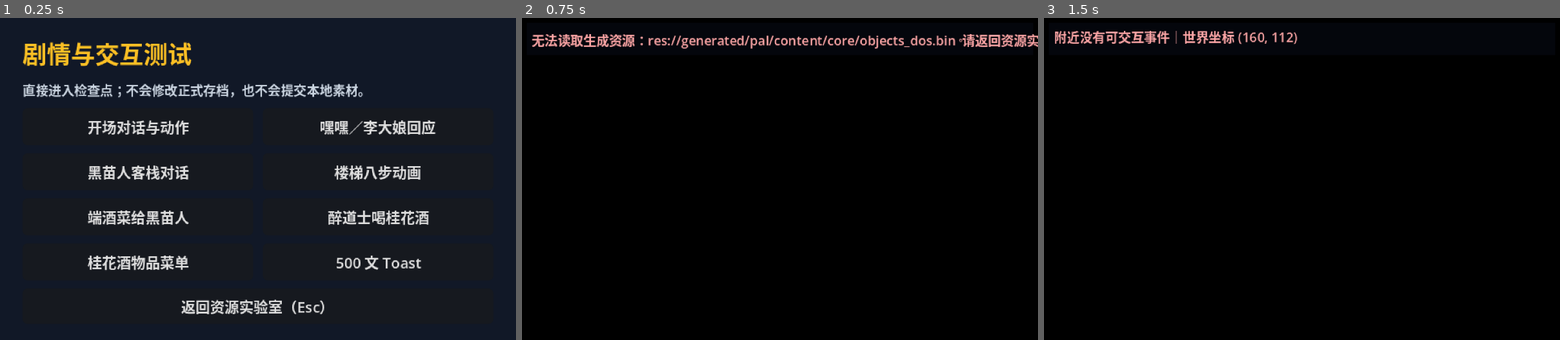
Above: before the commit, frames 1-3 (left to right).
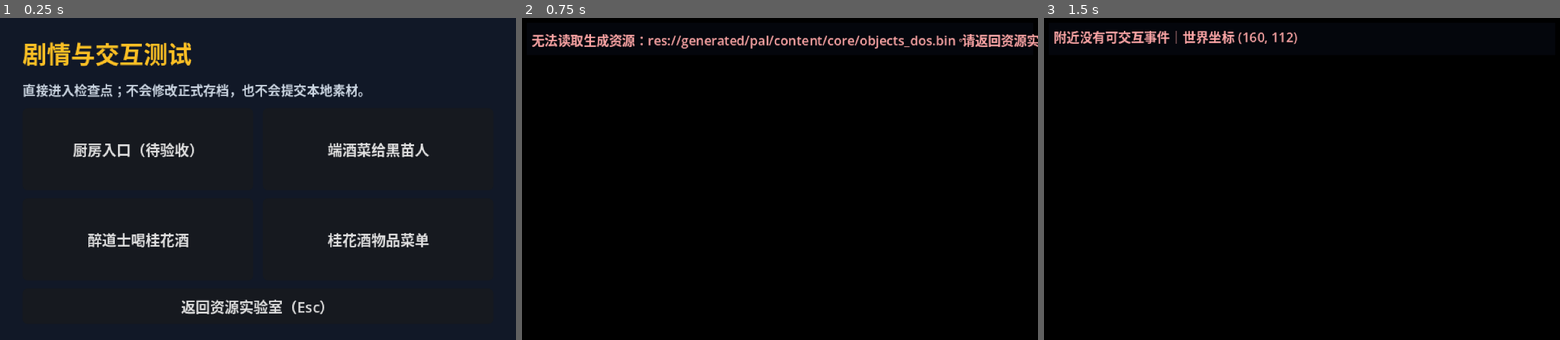
Above: after the commit, the same moments.

Repository: 1xuanyuan1/sword-godot
Game: Godot game, scene res://scenes/story_test_lab.tscn
Two runs of this game, one before a commit and one after it. Both use one fixed random seed, a clock stepped at 60 frames per second and the inputs below. This scene is started directly instead of the project's main scene.
Inputs (mouse positions are in pixels of both pictures, inside the frame that each line leads up to):
- Up to frame 1 (0.25 s): no input
- Up to frame 2 (0.75 s): click (661, 127) at 0.5 s, where only the run before the commit has a clickable "开场对话与动作"
- Up to frame 3 (1.5 s): tap Enter (ui_accept) at 1.25 s; hold Right from 1.28 s (still down); tap M at 1.35 s

The runs differ from the first frame. In frame 1, 6.3% of the frame differs, in the area x 14-85%, y 31-79%; in frame 2, less than 0.1%; in frame 3, less than 0.1%.

Commit message:
fix: preserve scene entry after intro

Diff:
--- a/src/debug/pal_debug_checkpoint.gd
+++ b/src/debug/pal_debug_checkpoint.gd
@@ -8,14 +8,16 @@
 
 static func request(checkpoint_id: String) -> bool:
 	match checkpoint_id:
-		"intro":
-			_pending = {"id": checkpoint_id, "scene": 0, "script": 7952, "event": 0}
-		"secret_passage":
-			_pending = {"id": checkpoint_id, "scene": 0, "script": 4479, "event": 10}
-		"miao_inn":
-			_pending = {"id": checkpoint_id, "scene": 2, "script": 4701, "event": 57, "position": Vector2i(1264, 1352)}
-		"stairs":
-			_pending = {"id": checkpoint_id, "scene": 2, "script": 42, "event": 47, "position": Vector2i(1248, 1456)}
+		"kitchen_entry":
+			_pending = {
+				"id": checkpoint_id,
+				"scene": 2,
+				"script": 4631,
+				"event": 52,
+				"position": Vector2i(1456, 1400),
+				"scene_enter_scripts": {0: 8145},
+				"hint": "自动穿过厨房入口；应进入厨房且不重播开场"
+			}
 		"meal_delivery":
 			_pending = {"id": checkpoint_id, "scene": 0, "script": 4885, "event": 16, "position": Vector2i(1248, 1040), "player_sprite": 208}
 		"drunken_swordsman":
--- a/src/debug/story_test_lab.gd
+++ b/src/debug/story_test_lab.gd
@@ -3,8 +3,6 @@
 extends Control
 
 const DebugCheckpoint := preload("res://src/debug/pal_debug_checkpoint.gd")
-
-var _toast: PalDialogBox
 
 
 func _ready() -> void:
@@ -53,25 +51,16 @@
 	grid.add_theme_constant_override("v_separation", 5)
 	page.add_child(grid)
 
-	_add_checkpoint_button(grid, "开场对话与动作", "intro")
-	_add_checkpoint_button(grid, "嘿嘿／李大娘回应", "secret_passage")
-	_add_checkpoint_button(grid, "黑苗人客栈对话", "miao_inn")
-	_add_checkpoint_button(grid, "楼梯八步动画", "stairs")
+	_add_checkpoint_button(grid, "厨房入口（待验收）", "kitchen_entry")
 	_add_checkpoint_button(grid, "端酒菜给黑苗人", "meal_delivery")
 	_add_checkpoint_button(grid, "醉道士喝桂花酒", "drunken_swordsman")
 	_add_checkpoint_button(grid, "桂花酒物品菜单", "wine_menu")
-	_add_checkpoint_button(grid, "500 文 Toast", "toast")
 
 	var back_button := Button.new()
 	back_button.text = "返回资源实验室（Esc）"
 	back_button.add_theme_font_size_override("font_size", 9)
 	back_button.pressed.connect(func() -> void: get_tree().change_scene_to_file("res://scenes/main.tscn"))
 	page.add_child(back_button)
-
-	_toast = PalDialogBox.new()
-	_toast.set_anchors_and_offsets_preset(Control.PRESET_FULL_RECT)
-	add_child(_toast)
-
 
 func _add_checkpoint_button(parent: Control, label: String, checkpoint_id: String) -> void:
 	var button := Button.new()
@@ -84,11 +73,5 @@
 
 
 func _open_checkpoint(checkpoint_id: String) -> void:
-	if checkpoint_id == "toast":
-		_toast.begin(3)
-		_toast.show_message("获得500文钱")
-		await get_tree().create_timer(1.4).timeout
-		_toast.hide_dialog()
-		return
 	if DebugCheckpoint.request(checkpoint_id):
 		get_tree().change_scene_to_file("res://scenes/map_explorer.tscn")
--- a/src/world/map_explorer.gd
+++ b/src/world/map_explorer.gd
@@ -27,6 +27,7 @@
 var _pending_scene_index: int = -1
 var _script_frame_accumulator: float = 0.0
 var _active_trigger_event: PalEventObject
+var _active_scene_enter_index: int = -1
 var _pending_used_item_id: int = 0
 
 
@@ -262,13 +263,31 @@
 		return
 	_refresh_world()
 	_status.text = "方向键｜空格交互｜Esc 菜单｜F10 返回｜场景%d/地图%d" % [scene_index + 1, scene.map_number]
-	if run_enter_script and scene.script_on_enter > 0:
-		_script_vm.run_trigger(scene.script_on_enter)
+	if run_enter_script:
+		_run_scene_enter_script(scene_index)
+
+
+func _run_scene_enter_script(scene_index: int) -> void:
+	if _script_vm == null or _script_vm.running or _script_vm.waiting_for_dialog:
+		return
+	if scene_index < 0 or scene_index >= _database.scenes.size():
+		return
+	var entry := _database.scenes[scene_index].script_on_enter
+	if entry <= 0 or entry >= _database.scripts.size():
+		return
+	# SDLPal 会把触发脚本返回的新入口写回 rgScene，避免再次进入时重跑一次性剧情。
+	_active_scene_enter_index = scene_index
+	_script_vm.run_trigger(entry)
 
 
 func _load_debug_checkpoint(checkpoint: Dictionary) -> void:
 	var scene_index := int(checkpoint.get("scene", 0))
 	_session.scene_index = scene_index
+	var scene_enter_scripts: Dictionary = checkpoint.get("scene_enter_scripts", {})
+	for overridden_scene_index in scene_enter_scripts:
+		var index := int(overridden_scene_index)
+		if index >= 0 and index < _database.scenes.size():
+			_database.scenes[index].script_on_enter = int(scene_enter_scripts[overridden_scene_index])
 	if checkpoint.has("direction"):
 		_session.party_direction = int(checkpoint["direction"])
 	if checkpoint.has("position"):
@@ -446,6 +465,10 @@
 
 
 func _on_script_finished(next_entry: int) -> void:
+	if _active_scene_enter_index >= 0:
+		if _active_scene_enter_index < _database.scenes.size():
+			_database.scenes[_active_scene_enter_index].script_on_enter = next_entry
+		_active_scene_enter_index = -1
 	if _active_trigger_event != null:
 		_active_trigger_event.trigger_script = next_entry
 		_active_trigger_event = null
--- a/tests/run_local_intro_test.gd
+++ b/tests/run_local_intro_test.gd
@@ -13,12 +13,17 @@
 	session.reset_new_game()
 	var vm := ScriptVM.new()
 	vm.configure(database, session)
+	var explorer_script: Script = load("res://src/world/map_explorer.gd")
+	var explorer: Control = explorer_script.new()
+	explorer._database = database
+	explorer._script_vm = vm
+	vm.script_finished.connect(explorer._on_script_finished)
 	var messages: Array[int] = []
 	var unsupported: Array[String] = []
 	vm.dialog_message.connect(func(index: int) -> void: messages.append(index))
 	vm.unsupported_instruction.connect(func(index: int, operation: int) -> void: unsupported.append("0x%04X@%d" % [operation, index]))
 	var entry := database.scenes[0].script_on_enter
-	vm.run_trigger(entry)
+	explorer._run_scene_enter_script(0)
 	var advance_guard := 0
 	var intro_pose_frames: Dictionary = {}
 	while (vm.running or vm.waiting_for_dialog) and advance_guard < 10000:
@@ -30,6 +35,10 @@
 		if scripted_frame >= 0:
 			intro_pose_frames[scripted_frame] = true
 		advance_guard += 1
+	var intro_message_count := messages.size()
+	var persisted_entry := database.scenes[0].script_on_enter
+	messages.clear()
+	explorer._run_scene_enter_script(0)
 	if not unsupported.is_empty():
 		printerr("FAIL: 首场景进入脚本遇到未支持指令：%s" % ", ".join(unsupported))
 		quit(1)
@@ -42,7 +51,14 @@
 	elif not intro_pose_frames.has(2) or not intro_pose_frames.has(3):
 		printerr("FAIL: 李逍遥的大侠姿势帧没有执行")
 		quit(1)
+	elif entry != 7952 or persisted_entry != 8145:
+		printerr("FAIL: 首场景进入脚本返回入口没有持久化：%d -> %d" % [entry, persisted_entry])
+		quit(1)
+	elif not messages.is_empty():
+		printerr("FAIL: 再次进入场景 1 时重复播放了 %d 条开场消息" % messages.size())
+		quit(1)
 	else:
-		print("PASS: 首场景进入脚本完成，逐句消息 %d 条，李逍遥动作及李大娘离场均已执行" % messages.size())
+		print("PASS: 首场景进入脚本完成，逐句消息 %d 条；返回入口已持久化且重进不再重播" % intro_message_count)
 		quit(0)
+	explorer.free()
 	vm.free()
--- a/tests/run_local_scene_transition_test.gd
+++ b/tests/run_local_scene_transition_test.gd
@@ -9,6 +9,20 @@
 		printerr("SKIP: 本地生成资源不存在：%s" % database.error_message)
 		quit(0)
 		return
+	var failure := _test_inn_exit(database)
+	if failure.is_empty():
+		failure = _test_stairs(database)
+	if failure.is_empty():
+		failure = _test_kitchen_entry(database)
+	if not failure.is_empty():
+		printerr("FAIL: %s" % failure)
+		quit(1)
+		return
+	print("PASS: 客栈出口、楼梯动画及厨房入口转场完成，落点正确且没有重播开场")
+	quit(0)
+
+
+func _test_inn_exit(database: PalContentDatabase) -> String:
 	var session := GameSession.new()
 	session.reset_new_game()
 	var vm := ScriptVM.new()
@@ -18,43 +32,78 @@
 	vm.unsupported_instruction.connect(func(index: int, operation: int) -> void: unsupported.append("0x%04X@%d" % [operation, index]))
 	vm.scene_change_requested.connect(func(index: int) -> void: requested_scenes.append(index))
 	vm.run_trigger(4667, 1)
+	var failure := ""
 	if not unsupported.is_empty():
-		printerr("FAIL: 客栈出口脚本遇到未支持指令：%s" % ", ".join(unsupported))
-		quit(1)
+		failure = "客栈出口脚本遇到未支持指令：%s" % ", ".join(unsupported)
 	elif vm.running or vm.waiting_for_dialog or vm.waiting_for_frames:
-		printerr("FAIL: 客栈出口脚本没有结束")
-		quit(1)
+		failure = "客栈出口脚本没有结束"
 	elif requested_scenes != [2] or session.scene_index != 2:
-		printerr("FAIL: 客栈出口没有请求进入场景 3：%s" % requested_scenes)
-		quit(1)
+		failure = "客栈出口没有请求进入场景 3：%s" % requested_scenes
 	elif session.party_world_position() != Vector2i(1440, 1536):
-		printerr("FAIL: 客栈出口落点错误：%s" % session.party_world_position())
-		quit(1)
-	else:
-		var stair_session := GameSession.new()
-		stair_session.reset_new_game()
-		var stair_vm := ScriptVM.new()
-		stair_vm.configure(database, stair_session)
-		var stair_next_entries: Array[int] = []
-		var stair_steps: Array[int] = []
-		stair_vm.script_finished.connect(func(next_entry: int) -> void: stair_next_entries.append(next_entry))
-		stair_vm.party_step_performed.connect(func() -> void: stair_steps.append(1))
-		stair_vm.run_trigger(42, 3)
-		var guard := 0
-		while stair_vm.running and guard < 100:
-			stair_vm.tick_frame()
-			guard += 1
-		if stair_session.party_world_position() != Vector2i(96, 48):
-			printerr("FAIL: 客栈楼梯自动移动脚本落点错误：%s" % stair_session.party_world_position())
-			quit(1)
-		elif stair_next_entries != [42]:
-			printerr("FAIL: 客栈楼梯触发入口没有保持可重复")
-			quit(1)
-		elif stair_steps.size() != 8:
-			printerr("FAIL: 客栈楼梯没有执行完整的 8 步行走动画：%d" % stair_steps.size())
-			quit(1)
-		else:
-			print("PASS: 客栈出口及楼梯自动触发脚本完成，落点正确")
-			quit(0)
-		stair_vm.free()
+		failure = "客栈出口落点错误：%s" % session.party_world_position()
 	vm.free()
+	return failure
+
+
+func _test_stairs(database: PalContentDatabase) -> String:
+	var session := GameSession.new()
+	session.reset_new_game()
+	var vm := ScriptVM.new()
+	vm.configure(database, session)
+	var next_entries: Array[int] = []
+	var steps: Array[int] = []
+	vm.script_finished.connect(func(next_entry: int) -> void: next_entries.append(next_entry))
+	vm.party_step_performed.connect(func() -> void: steps.append(1))
+	vm.run_trigger(42, 3)
+	var guard := 0
+	while vm.running and guard < 100:
+		vm.tick_frame()
+		guard += 1
+	var failure := ""
+	if session.party_world_position() != Vector2i(96, 48):
+		failure = "客栈楼梯自动移动脚本落点错误：%s" % session.party_world_position()
+	elif next_entries != [42]:
+		failure = "客栈楼梯触发入口没有保持可重复"
+	elif steps.size() != 8:
+		failure = "客栈楼梯没有执行完整的 8 步行走动画：%d" % steps.size()
+	vm.free()
+	return failure
+
+
+func _test_kitchen_entry(database: PalContentDatabase) -> String:
+	# 模拟首段剧情已经完成后的场景状态；8145 是 7952 执行后返回的稳定入口。
+	database.scenes[0].script_on_enter = 8145
+	var session := GameSession.new()
+	session.reset_new_game()
+	session.scene_index = 2
+	var portal_vm := ScriptVM.new()
+	portal_vm.configure(database, session)
+	var unsupported: Array[String] = []
+	var requested_scenes: Array[int] = []
+	portal_vm.unsupported_instruction.connect(func(index: int, operation: int) -> void: unsupported.append("0x%04X@%d" % [operation, index]))
+	portal_vm.scene_change_requested.connect(func(index: int) -> void: requested_scenes.append(index))
+	portal_vm.run_trigger(4631, 52)
+	var failure := ""
+	if not unsupported.is_empty():
+		failure = "厨房入口脚本遇到未支持指令：%s" % ", ".join(unsupported)
+	elif requested_scenes != [0] or session.scene_index != 0:
+		failure = "厨房入口没有请求进入场景 1：%s" % requested_scenes
+	elif session.party_world_position() != Vector2i(1248, 1104):
+		failure = "厨房入口落点错误：%s" % session.party_world_position()
+	portal_vm.free()
+	if not failure.is_empty():
+		return failure
+
+	var enter_vm := ScriptVM.new()
+	enter_vm.configure(database, session)
+	var messages: Array[int] = []
+	var next_entries: Array[int] = []
+	enter_vm.dialog_message.connect(func(index: int) -> void: messages.append(index))
+	enter_vm.script_finished.connect(func(next_entry: int) -> void: next_entries.append(next_entry))
+	enter_vm.run_trigger(database.scenes[0].script_on_enter)
+	if not messages.is_empty():
+		failure = "进入厨房后错误地重播了 %d 条开场消息" % messages.size()
+	elif next_entries != [8145]:
+		failure = "厨房所属场景没有保持稳定进入入口：%s" % next_entries
+	enter_vm.free()
+	return failure
--- a/tests/run_tests.gd
+++ b/tests/run_tests.gd
@@ -37,6 +37,7 @@
 	_test_script_vm_inn_conversation_operations()
 	_test_script_vm_inventory_and_party_walk()
 	_test_script_vm_center_toast()
+	_test_explorer_scene_enter_persistence()
 	_test_debug_checkpoints()
 	_test_game_menu_inventory()
 	_test_explorer_input_keys()
@@ -614,16 +615,45 @@
 	vm.free()
 
 
+func _test_explorer_scene_enter_persistence() -> void:
+	var database := PalContentDatabase.new()
+	for operation in [0, 1, 0]:
+		var entry := PalScriptEntry.new()
+		entry.operation = operation
+		entry.operands = PackedInt32Array([0, 0, 0])
+		database.scripts.append(entry)
+	var scene := PalSceneDefinition.new()
+	scene.script_on_enter = 1
+	database.scenes.append(scene)
+	var vm := ScriptVM.new()
+	vm.configure(database, GameSession.new())
+	var explorer_script: Script = load("res://src/world/map_explorer.gd")
+	var explorer: Control = explorer_script.new()
+	explorer._database = database
+	explorer._script_vm = vm
+	vm.script_finished.connect(explorer._on_script_finished)
+	var executed_entries: Array[int] = []
+	vm.instruction_started.connect(func(index: int, _operation: int, _operands: PackedInt32Array) -> void: executed_entries.append(index))
+	explorer._run_scene_enter_script(0)
+	_expect(scene.script_on_enter == 2 and explorer._active_scene_enter_index == -1, "scene enter script persists its returned entry")
+	explorer._run_scene_enter_script(0)
+	_expect(executed_entries == [1, 2], "re-entering a scene resumes from the persisted entry instead of replaying the intro")
+	explorer.free()
+	vm.free()
+
+
 func _test_debug_checkpoints() -> void:
-	_expect(DebugCheckpoint.request("miao_inn"), "known debug story checkpoint is accepted")
+	_expect(DebugCheckpoint.request("kitchen_entry"), "current kitchen checkpoint is accepted")
 	var checkpoint: Dictionary = DebugCheckpoint.consume()
-	_expect(checkpoint.get("scene") == 2 and checkpoint.get("script") == 4701 and checkpoint.get("event") == 57, "debug story checkpoint contains scene and script context")
+	_expect(checkpoint.get("scene") == 2 and checkpoint.get("script") == 4631 and checkpoint.get("event") == 52, "kitchen checkpoint runs the original portal script")
+	_expect(checkpoint.get("scene_enter_scripts", {}).get(0) == 8145, "kitchen checkpoint restores the completed intro entry")
 	_expect(DebugCheckpoint.request("meal_delivery"), "meal delivery checkpoint is accepted")
 	checkpoint = DebugCheckpoint.consume()
 	_expect(checkpoint.get("scene") == 0 and checkpoint.get("script") == 4885 and checkpoint.get("player_sprite") == 208, "meal delivery checkpoint restores carrying state")
 	_expect(DebugCheckpoint.request("drunken_swordsman"), "drunken swordsman checkpoint is accepted")
 	checkpoint = DebugCheckpoint.consume()
 	_expect(checkpoint.get("script") == 5079 and checkpoint.get("inventory", {}).get(272) == 1, "drunken swordsman checkpoint restores osmanthus wine")
+	_expect(not DebugCheckpoint.request("miao_inn") and not DebugCheckpoint.request("stairs"), "completed non-wine manual checkpoints are archived from the test lab")
 	_expect(DebugCheckpoint.consume().is_empty() and not DebugCheckpoint.request("missing"), "debug story checkpoint is consumed once and rejects unknown ids")
 
 
Not shown, changed: .yulia/kb/bugfix/map-explorer.md
Not shown, changed: README.md
Not shown, changed: docs/SCRIPT_VM.md
